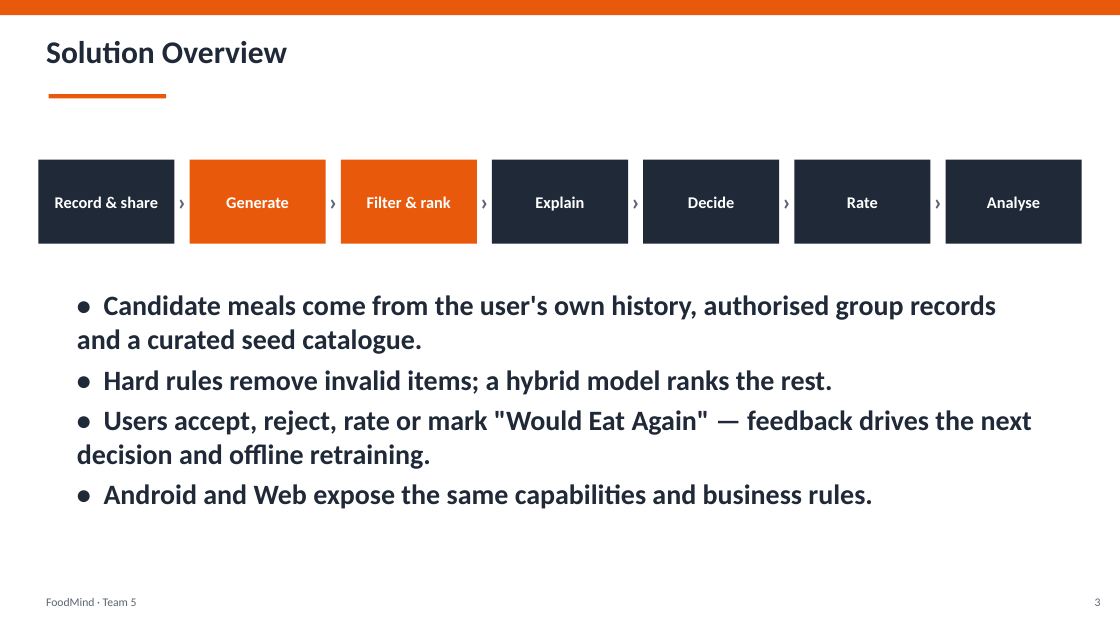
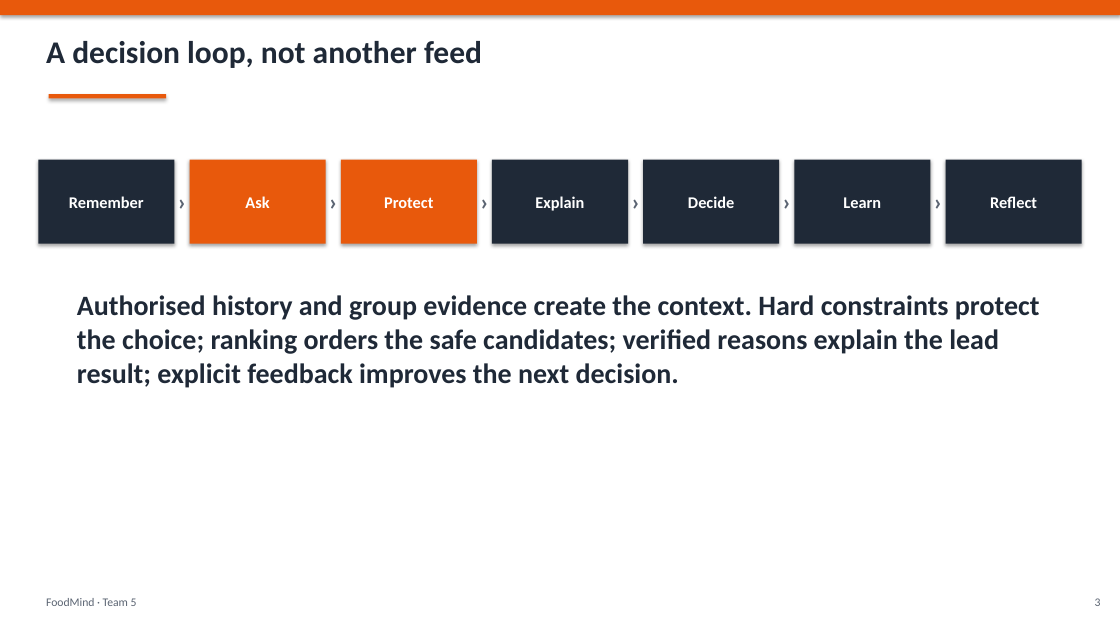
Before and after one commit to foodmind-team/foodmind-docs, a slide deck: slide 5 of presentation/slides/FoodMind_Final_Presentation.pptx. Drawn at 1120x630 pixels with LibreOffice and Linux fonts; fonts in the diff are those of the drawing. Boxes give left, top, right and bottom in pixels: in the first picture for what was removed or moved away, otherwise in the second. Text is boxed around its words. In the diff, an @@ line names an element or a change of style, - is before the commit and + after.

```diff
--- a/presentation/slides/FoodMind_Final_Presentation.pptx
+++ b/presentation/slides/FoodMind_Final_Presentation.pptx
@@ rectangle added at box(0, 0, 1120, 630), fill #FFFFFF @@
@@ text at box(46, 41, 482, 68): text changed @@
-Solution Overview
+A decision loop, not another feed
@@ shadow on in 9 elements at box(0, 0, 1120, 15), box(49, 94, 166, 98), box(39, 160, 175, 244), box(190, 160, 326, 244), box(341, 160, 477, 244), box(492, 160, 628, 244), box(644, 160, 780, 244), box(795, 160, 931, 244), box(946, 160, 1082, 244) @@
@@ text at box(69, 196, 144, 208): text changed @@
-Record & share
+Remember
@@ text at box(245, 196, 269, 208): text changed @@
-Generate
+Ask
@@ text at box(384, 197, 433, 208): text changed @@
-Filter & rank
+Protect
@@ text at box(843, 197, 881, 208): text changed @@
-Rate
+Learn
@@ text at box(990, 196, 1037, 208): text changed @@
-Analyse
+Reflect
@@ text at box(77, 295, 1040, 388): text changed @@
-• Candidate meals come from the user's own history, authorised group records and a curated seed catalogue.
-• Hard rules remove invalid items; a hybrid model ranks the rest.
-• Users accept, reject, rate or mark "Would Eat Again" — feedback drives the next decision and offline retraining.
-• Android and Web expose the same capabilities and business rules.
+Authorised history and group evidence create the context. Hard constraints protect the choice; ranking orders the safe candidates; verified reasons explain the lead result; explicit feedback improves the next decision.
```
Also in this commit, not shown: 13 other slides changed, 13 slides added, 13 slides removed.
